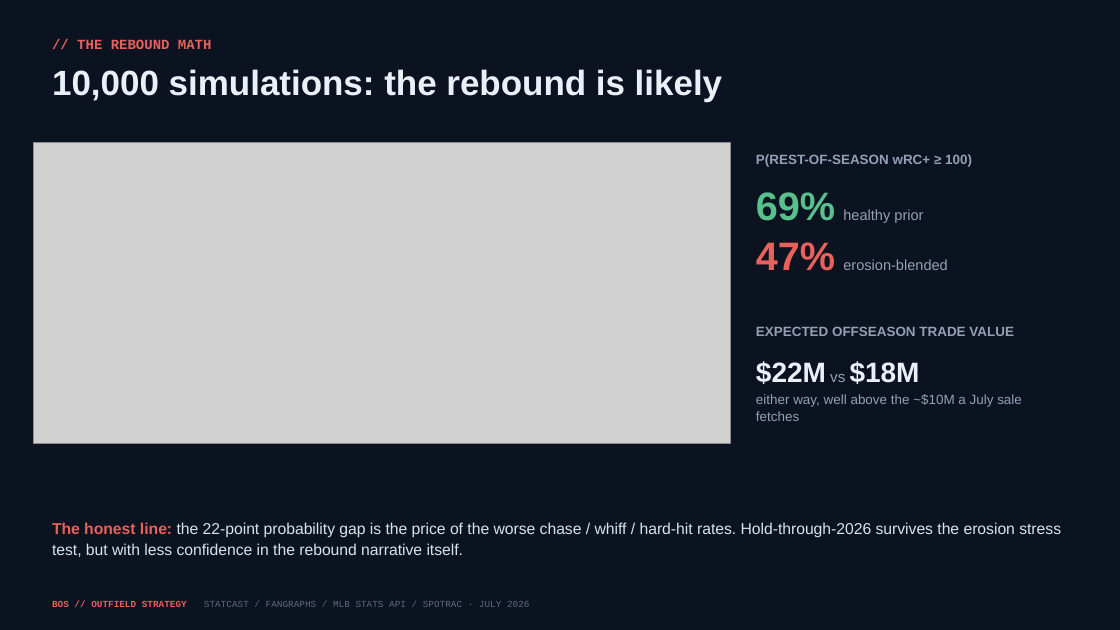
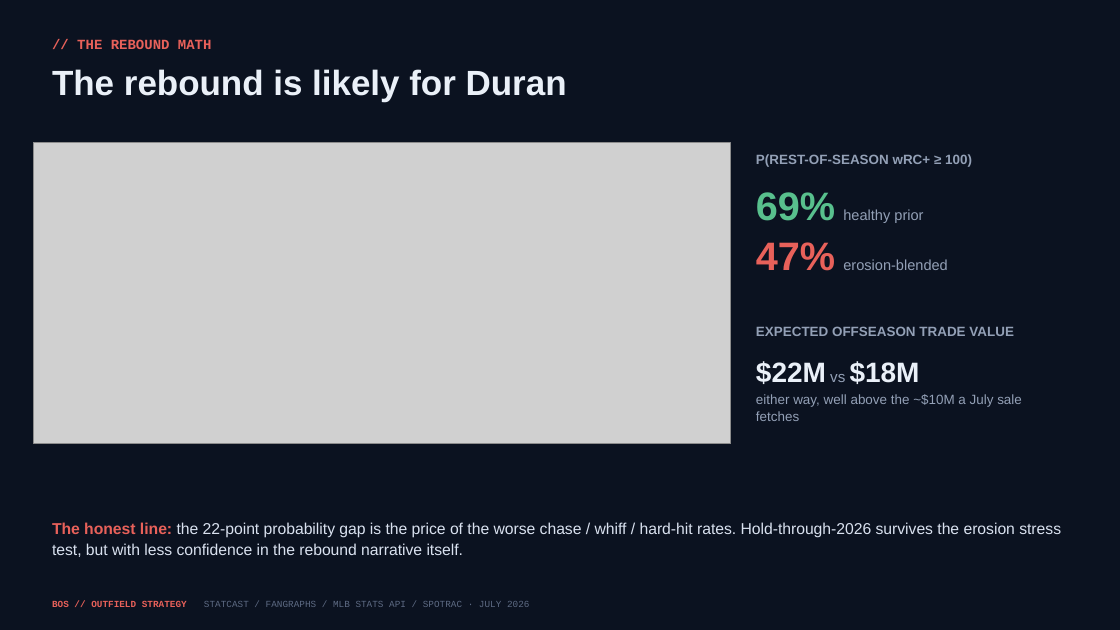
Before and after one commit to justinloo12/jarren-duran-outlier-analysis, a slide deck: slide 7 of outputs/Red_Sox_Trade_Deadline.pptx. Drawn at 1120x630 pixels with LibreOffice and Linux fonts; fonts in the diff are those of the drawing; grey boxes stand for pictures. Boxes give left, top, right and bottom in pixels: in the first picture for what was removed or moved away, otherwise in the second. Text is boxed around its words. In the diff, an @@ line names an element or a change of style, - is before the commit and + after.

```diff
--- a/outputs/Red_Sox_Trade_Deadline.pptx
+++ b/outputs/Red_Sox_Trade_Deadline.pptx
@@ text at bbox=[52, 69, 567, 102]: text changed @@
-10,000 simulations: the rebound is likely
+The rebound is likely for Duran
```
Also in this commit, not shown: 10 other slides changed, 2 slides removed, 26 other files.
